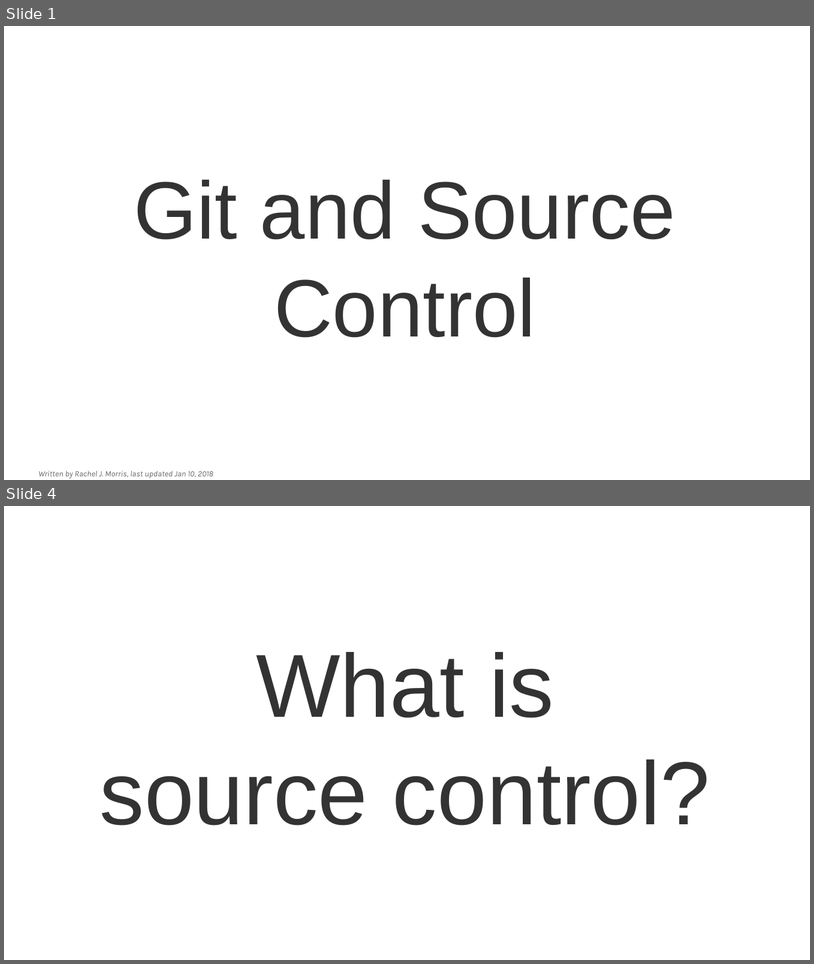
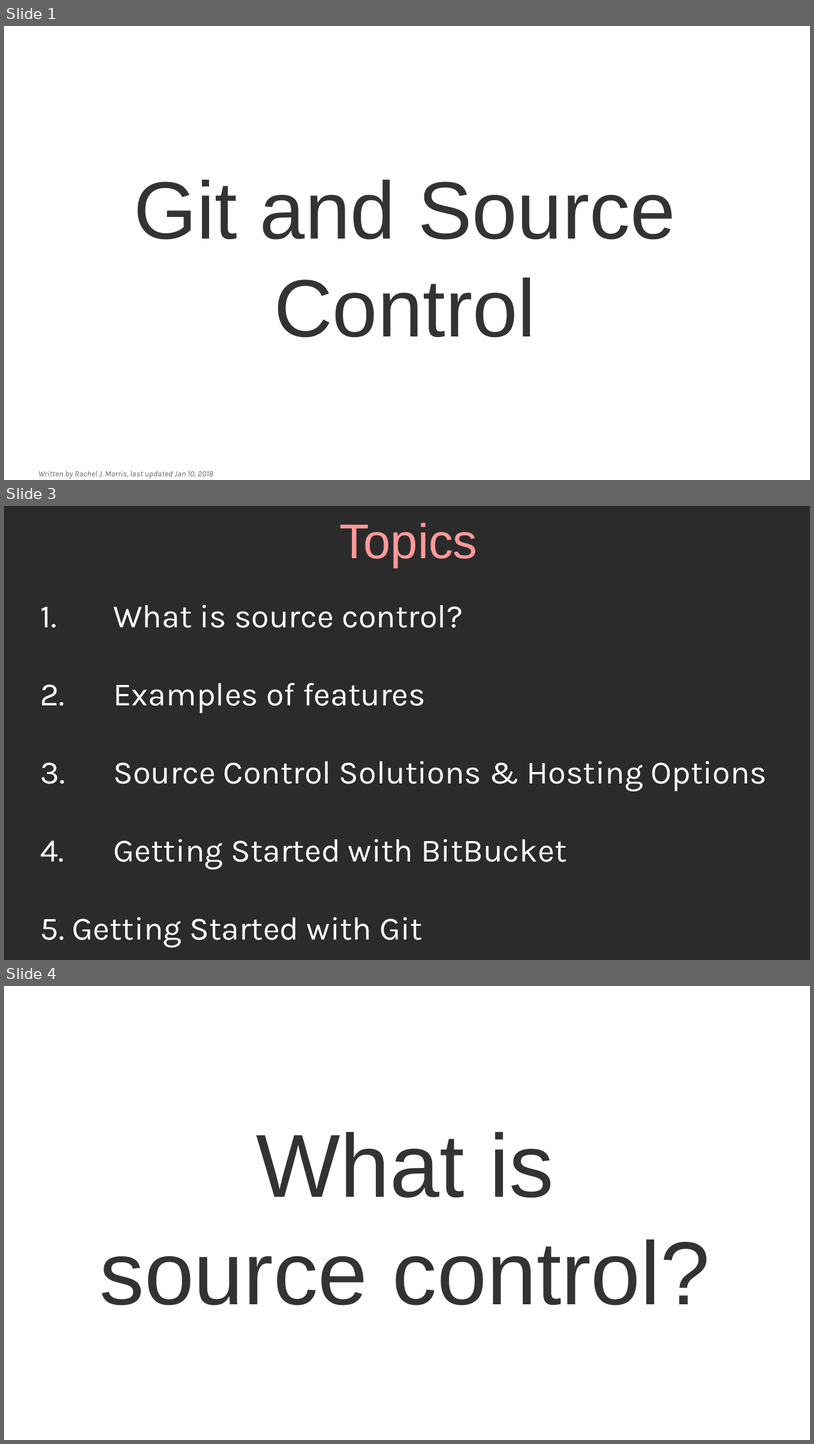
Before and after one commit to mariamhabib/CS250-Data-Structures, a slide deck: Lectures/Slides/Git and Source Control.odp. Shown one above the other, each under a label of ours: slides 1 and 4 before the commit, slides 1, 3 and 4 after it; the slides between them are not shown. The pictures are 814x964 and 814x1444 pixels, drawn with LibreOffice and Linux fonts; fonts in the diff are those of the drawing; background and template pictures are left out; a plain dark background stands for a picture behind light text. Boxes give left, top, right and bottom in pixels: in the first picture for what was removed or moved away, otherwise in the second. Text is boxed around its words. In the diff, an @@ line names an element or a change of style, - is before the commit and + after.

Commit message:
Source Control repository

```diff
--- a/Lectures/Slides/Git and Source Control.odp
+++ b/Lectures/Slides/Git and Source Control.odp
@@ slide 3 added at (x1=4, y1=506, x2=810, y2=960), background picture (left out) @@
@@ title added at (x1=339, y1=523, x2=477, y2=567), 48 pt, text #FF9999 @@
+Topics
@@ text added at (x1=41, y1=604, x2=767, y2=948), 32 pt, text #FFFFFF @@
+1. What is source control?
+2. Examples of features
+3. Source Control Solutions & Hosting Options
+4. Getting Started with BitBucket
+5. Getting Started with Git
```
Also in this commit, not shown: 3 slides changed, 41 other slides added, 3 slides removed, 1 other file.
